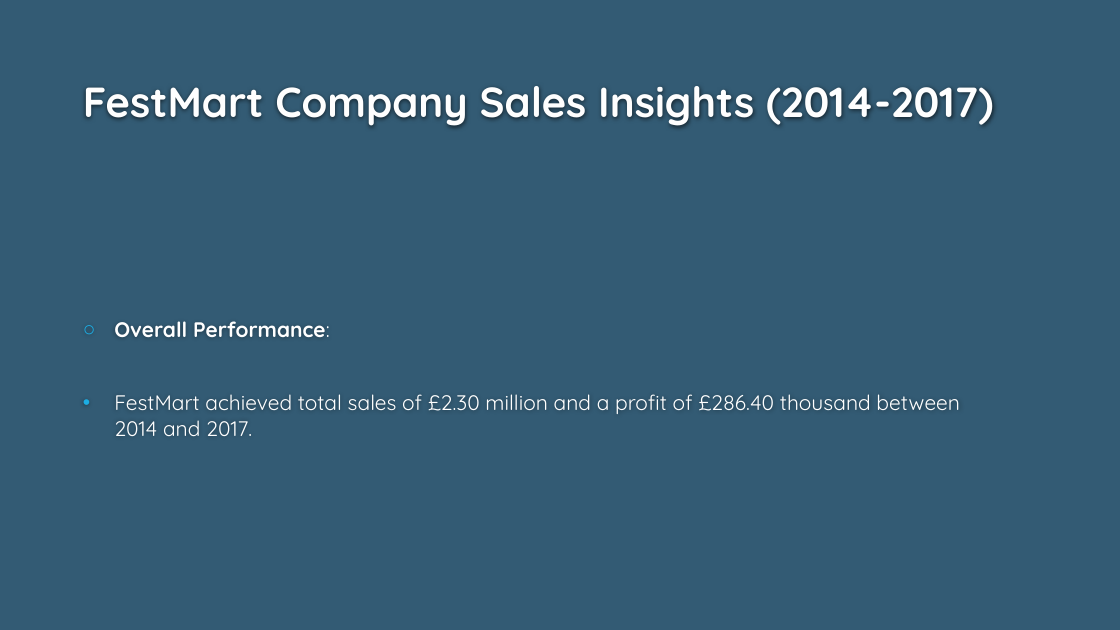
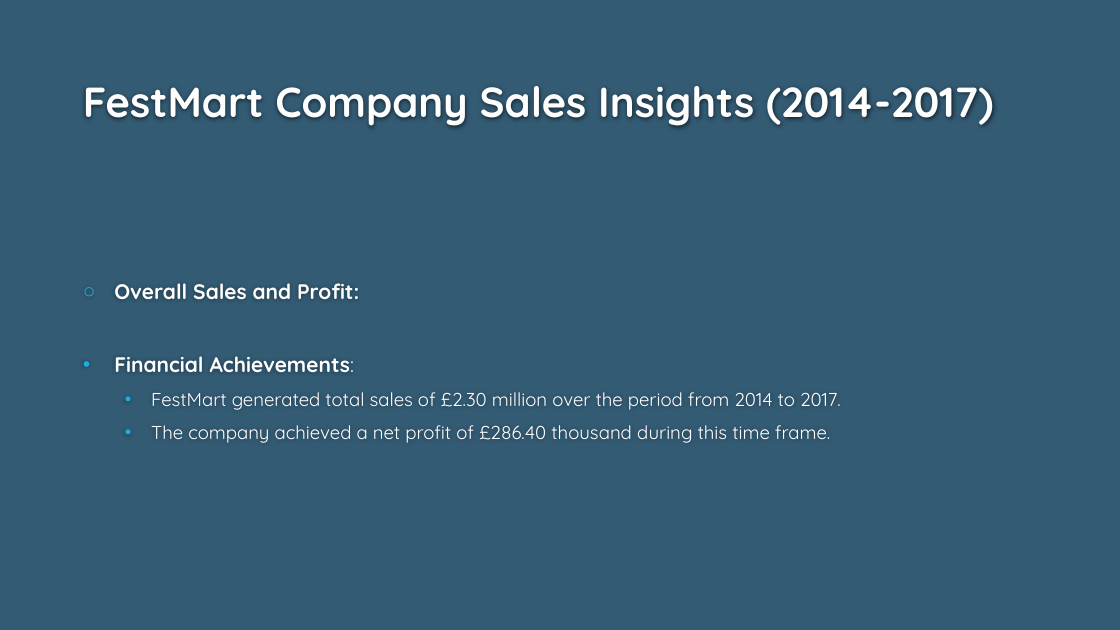
Before and after one commit to comsavvy/festmart-sales-analysis, a slide deck: slide 3 of Festmart Presentation.pptx. Drawn at 1120x630 pixels with LibreOffice and Linux fonts; fonts in the diff are those of the drawing; background and template pictures are left out. Boxes give left, top, right and bottom in pixels: in the first picture for what was removed or moved away, otherwise in the second. Text is boxed around its words. In the diff, an @@ line names an element or a change of style, - is before the commit and + after.

```diff
--- a/Festmart Presentation.pptx
+++ b/Festmart Presentation.pptx
@@ text at <box>114,283,841,443</box>: text changed; size 18 to 16 pt @@
-○ Overall Performance:
-• FestMart achieved total sales of £2.30 million and a profit of £286.40 thousand between 2014 and 2017.
+○ Overall Sales and Profit:
+• Financial Achievements:
+  • FestMart generated total sales of £2.30 million over the period from 2014 to 2017.
+  • The company achieved a net profit of £286.40 thousand during this time frame.
```
Also in this commit, not shown: 5 other slides changed.
